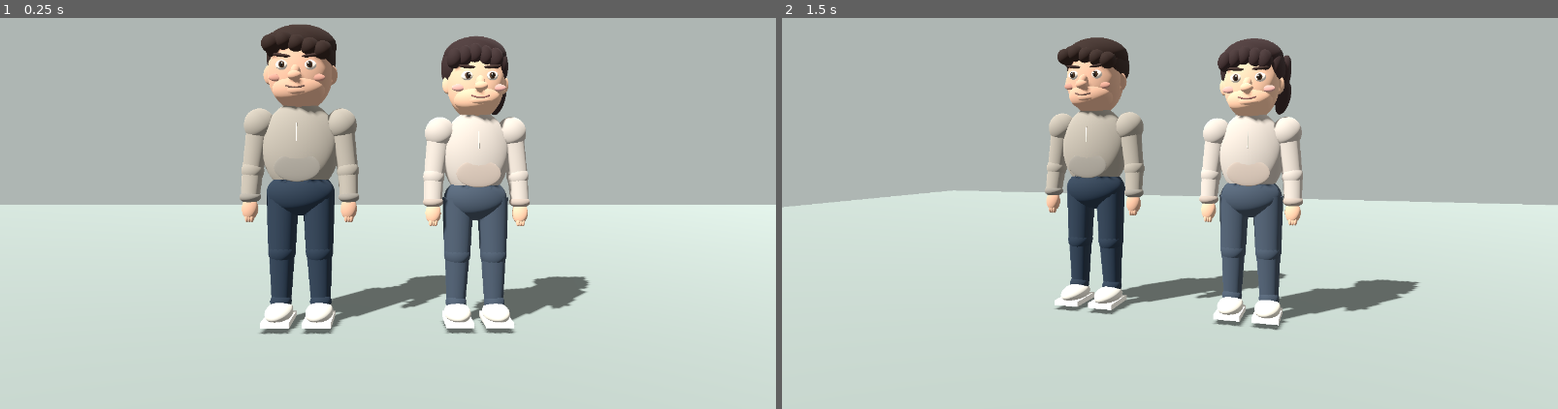
Above: before the commit, frames 1-2 (left to right).
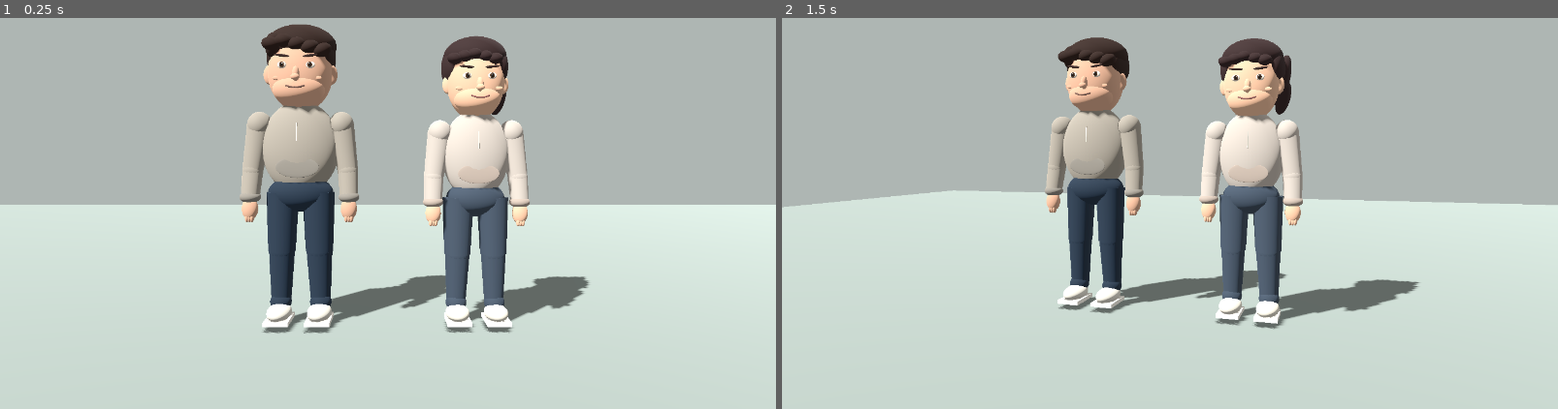
Above: after the commit, the same moments.

Repository: dlsgur3021-ai/inghyuk
Game: Godot game, scene res://main.tscn
Same seed, same stepped clock (60 frames per second), same inputs: the game is played once before the commit and once after it.
Inputs:
- Up to frame 1 (0.25 s): no input
- Up to frame 2 (1.5 s): tap Enter at 0.5 s; tap Space at 1.25 s

The runs differ from the first frame. In frame 1, 1.7% of the frame differs, in the area x 31-76%, y 4-81%; in frame 2, 1.5%.

Commit message:
Refine western face: smaller eyes, subtle nose and hair, softer arms and clothing

Diff:
--- a/camp-story-capture/main.gd
+++ b/camp-story-capture/main.gd
@@ -76,22 +76,22 @@
     # Head is a hand-tuned sculptural arrangement, not an anime texture.
     ball(parent, Vector3(0, 2.515, 0), Vector3(face_width, 0.393, 0.280), skin)
     ball(parent, Vector3(0, 2.340, 0.087), Vector3(face_width*0.80, 0.173, 0.210), skin)
-    ball(parent, Vector3(0, 2.310, 0.120), Vector3(0.190, 0.089, 0.180), skin)
+    ball(parent, Vector3(0, 2.310, 0.120), Vector3(0.184, 0.073, 0.160), skin)
     for sx in [-1.0, 1.0]:
         ball(parent, Vector3(sx*face_width*0.95, 2.495, -0.005),
             Vector3(0.063, 0.099, 0.044), skin)
         # small, natural 3D eyes with sclera, iris and pupil
         var ex: float = sx*(0.126 if is_female else 0.138)
-        ball(parent, Vector3(ex, 2.548, 0.258), Vector3(0.058, 0.047, 0.032), "eee4d7")
-        ball(parent, Vector3(ex-sx*0.004, 2.548, 0.290), Vector3(0.029, 0.034, 0.017), "5c4332")
-        ball(parent, Vector3(ex-sx*0.004, 2.548, 0.307), Vector3(0.016, 0.026, 0.009), "272321")
-        ball(parent, Vector3(ex-sx*0.012, 2.558, 0.315), Vector3(0.007, 0.009, 0.004), "fff9e4")
+        ball(parent, Vector3(ex, 2.548, 0.264), Vector3(0.044, 0.033, 0.019), "eee4d7")
+        ball(parent, Vector3(ex-sx*0.004, 2.548, 0.282), Vector3(0.024, 0.027, 0.010), "5c4332")
+        ball(parent, Vector3(ex-sx*0.004, 2.548, 0.294), Vector3(0.013, 0.019, 0.007), "272321")
+        ball(parent, Vector3(ex-sx*0.012, 2.557, 0.301), Vector3(0.005, 0.006, 0.003), "fff9e4")
         ball(parent, Vector3(ex, 2.640, 0.257),
-            Vector3(0.089, 0.017, 0.021), brow, Vector3(0,0,sx*(0.09 if is_female else 0.13)))
-        ball(parent, Vector3(sx*0.205,2.434,0.211), Vector3(0.069,0.036,0.025), blush)
+            Vector3(0.077, 0.013, 0.012), brow, Vector3(0,0,sx*(0.09 if is_female else 0.13)))
+        ball(parent, Vector3(sx*0.196,2.430,0.212), Vector3(0.044,0.020,0.011), skin)
     # Protruding nose with subtly curved bridge and rounded tip.
-    ball(parent, Vector3(0,2.461,0.291),Vector3(0.049,0.085,0.078),skin)
-    ball(parent, Vector3(0,2.433,0.350),Vector3(0.065,0.047,0.054),skin)
+    ball(parent, Vector3(0,2.460,0.283),Vector3(0.035,0.072,0.048),skin)
+    ball(parent, Vector3(0,2.426,0.322),Vector3(0.042,0.031,0.034),skin)
     tiny_smile(parent, is_female)
     # Built 3D hair volume and separate tapered locks.
     ball(parent, Vector3(0,2.789,-0.055),Vector3(face_width+0.033,0.214,0.308),hair)
@@ -101,7 +101,7 @@
         for k in range(5):
             var xp: float = -0.245 + k*0.103
             var yp: float = 2.777 - abs(k-2)*0.024
-            ball(parent, Vector3(xp,yp,0.213),Vector3(0.078,0.105,0.078),hair,
+            ball(parent, Vector3(xp,yp,0.213),Vector3(0.075,0.055,0.072),hair,
                 Vector3(0,0,-0.19+k*0.06))
         ball(parent, Vector3(0.215,2.807,-0.251),Vector3(0.103,0.100,0.111),hair)
         ball(parent, Vector3(0.286,2.580,-0.300),Vector3(0.092,0.282,0.120),hair,
@@ -112,7 +112,7 @@
         for k in range(5):
             var xp: float = -0.25 + k*0.125
             var yp: float = 2.789 - abs(k-1)*0.030
-            ball(parent, Vector3(xp, yp,0.220),Vector3(0.092,0.089,0.091),hair,
+            ball(parent, Vector3(xp, yp,0.220),Vector3(0.090,0.064,0.074),hair,
                 Vector3(0,0,-0.14 + k*0.13))
         ball(parent,Vector3(-0.230,2.767,0.043),Vector3(0.110,0.142,0.202),hair)
 
@@ -134,15 +134,15 @@
     ball(character,Vector3(0,2.072,0.023),Vector3(0.169,0.088,0.150),cloth_dark)
     bar(character,Vector3(0,1.995,0.228),Vector3(0,1.818,0.240),0.006,0.006,"e6d9c7")
     # front kangaroo pocket seam
-    ball(character,Vector3(0,1.564,0.216),Vector3(0.226,0.140,0.022),cloth_dark)
+    ball(character,Vector3(0,1.564,0.216),Vector3(0.210,0.102,0.012),cloth_dark)
     # arms: sleeves, cuffs, hands in relaxed natural placement
     for sx in [-1.0,1.0]:
         var shoulder := Vector3(sx*(0.374 if is_female else 0.411),1.987,0)
         var elbow := Vector3(sx*(0.438 if is_female else 0.477),1.529,0.026)
         var wrist := Vector3(sx*(0.449 if is_female else 0.491),1.267,0.075)
-        ball(character,shoulder,Vector3(0.155,0.168,0.165),cloth)
+        ball(character,shoulder,Vector3(0.124,0.135,0.145),cloth)
         bar(character,shoulder,elbow,0.127,0.103,cloth)
-        ball(character,elbow,Vector3(0.111,0.120,0.116),cloth)
+        ball(character,elbow,Vector3(0.101,0.103,0.107),cloth)
         bar(character,elbow,wrist,0.103,0.091,cloth)
         ball(character,wrist,Vector3(0.105,0.062,0.106),cloth_dark)
         ball(character,wrist+Vector3(0,-0.116,0.016),Vector3(0.081,0.111,0.066),skin)
@@ -150,17 +150,17 @@
             ball(character,wrist+Vector3(sx*(f*0.025-0.024),-0.202,0.032),
                 Vector3(0.021,0.049,0.031),skin)
     # hips and legs
-    ball(character,Vector3(0,1.300,0),Vector3(0.330 if is_female else 0.345,0.228,0.230),pants)
+    ball(character,Vector3(0,1.300,0),Vector3(0.307 if is_female else 0.330,0.188,0.208),pants)
     for sx in [-1.0,1.0]:
         var hx: float = sx*0.180
         var knee := Vector3(sx*0.189,0.715,0.012)
         var ankle := Vector3(sx*0.199,0.197,-0.004)
         bar(character,Vector3(hx,1.307,0),knee,0.163,0.137,pants)
-        ball(character,knee,Vector3(0.139,0.144,0.141),pants)
+        ball(character,knee,Vector3(0.127,0.136,0.130),pants)
         bar(character,knee,ankle,0.130,0.099,pants)
         ball(character,Vector3(sx*0.201,0.204,0.014),Vector3(0.108,0.099,0.110),pants)
-        ball(character,Vector3(sx*0.199,0.124,0.117),Vector3(0.136,0.091,0.240),shoes)
-        box(character,Vector3(sx*0.199,0.054,0.130),Vector3(0.275,0.055,0.436),"ede9df")
+        ball(character,Vector3(sx*0.199,0.124,0.117),Vector3(0.121,0.080,0.201),shoes)
+        box(character,Vector3(sx*0.199,0.054,0.130),Vector3(0.245,0.040,0.381),"ede9df")
     build_face(character,is_female)
     return character
 
